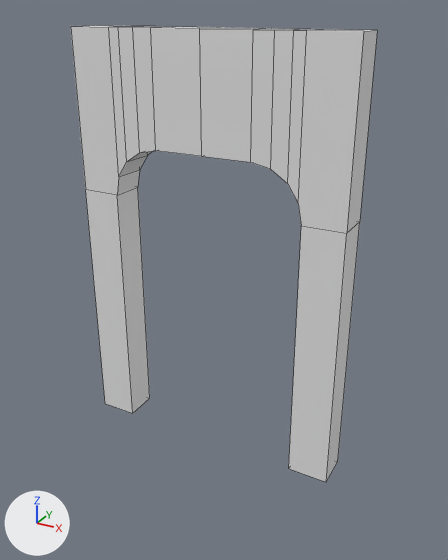
Two versions of the FBX model Assets/Art/Imports/Structure_Door.fbx, one commit apart.
Rendered twice from a camera (50 mm lens) standing at (2.05, 7.58, 3.37) and looking at (0.06, 11.19, 1.56). The lights are fixed; the arrows at lower left show +X, +Y and +Z. The older version comes first. Mesh edges are drawn as thin lines. Where no turn or scale is listed for an object, it has been applied to the vertices.
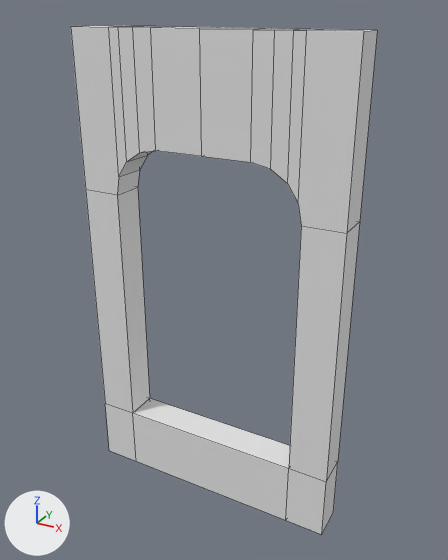
The newer file is also turned or shifted as a whole; pictures and numbers use the older file's frame.

Location of each change, (x1, y1, x2, y2) in pixels of the pictures (448 x 560 px):
'polySurface2', reshaped (11% taller): before (71, 25, 377, 482); after (71, 25, 377, 534)
part 1 of me_mesh, built on: after (105, 399, 338, 534)

The change in detail:
me_mesh is used by ob_polysurface2; location (-1.0, 11.0, 3.25).
me_mesh had 56 vertices, 52 faces and spanned x 0.0..2.0, y 0.0..0.25, z -3.0..0.0.
me_mesh now has 64 vertices, 62 faces and spans x 0.0..2.0, y 0.0..0.25, z -3.5..0.0.
Part 1, on me_mesh:
2 faces are deleted.
8 new vertices lie (0.0, 0.0, -0.5) away from vertices in x 0.0..2.0, y 0.0..0.25, z -3.0.
12 new faces join them.
